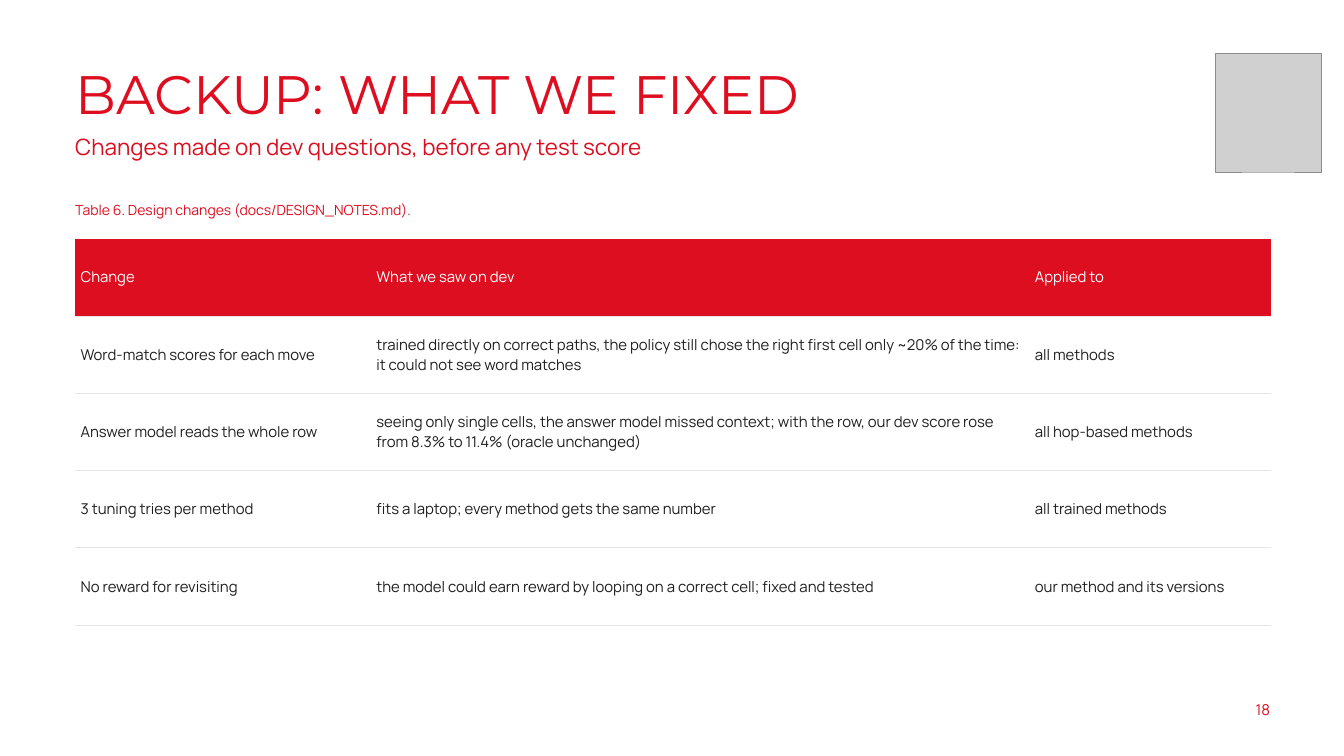
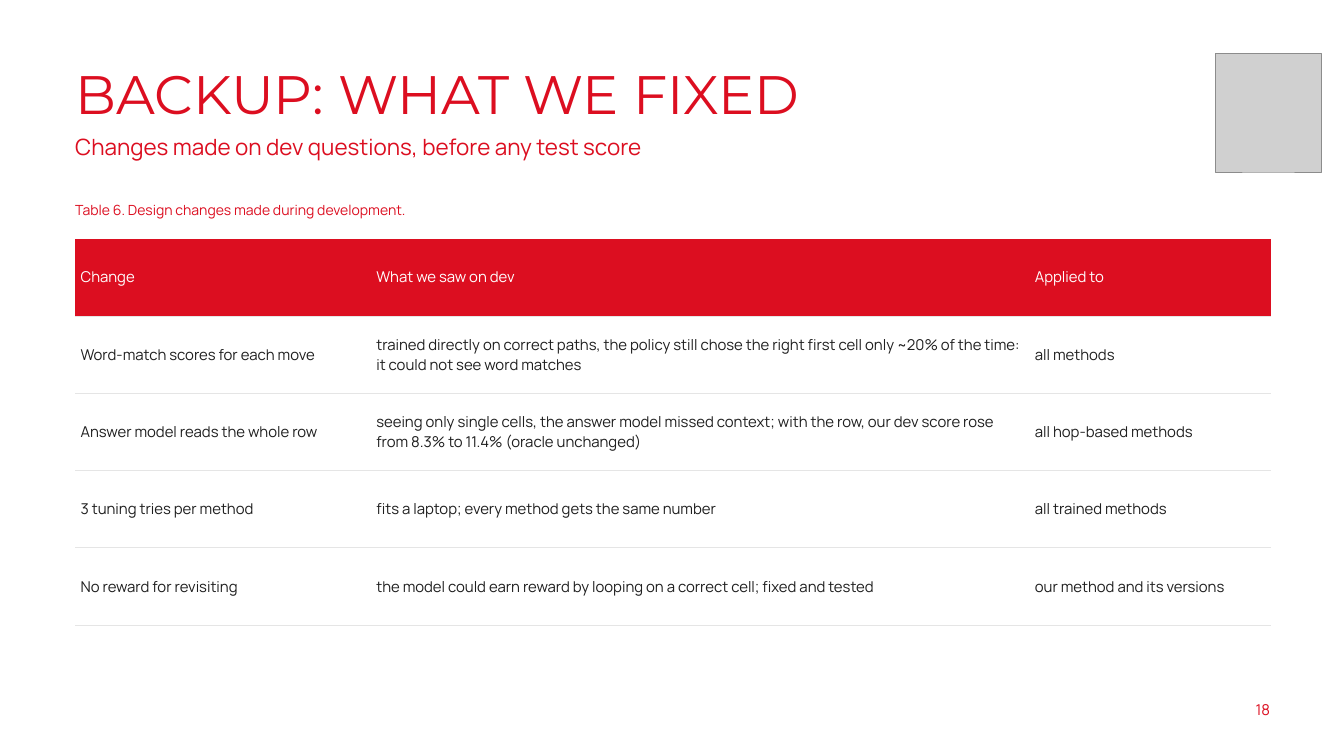
Before and after one commit to Dhruv-Git21/CS769-TableHopPPO, a slide deck: slide 18 of deliverables/final_presentation.pptx. Drawn at 1344x756 pixels with LibreOffice and Linux fonts; fonts in the diff are those of the drawing; grey boxes stand for pictures; background and template pictures are left out. Boxes give left, top, right and bottom in pixels: in the first picture for what was removed or moved away, otherwise in the second. Text is boxed around its words. In the diff, an @@ line names an element or a change of style, - is before the commit and + after.

```diff
--- a/deliverables/final_presentation.pptx
+++ b/deliverables/final_presentation.pptx
@@ text at bbox=[75, 204, 405, 219]: text changed @@
-Table 6. Design changes (docs/DESIGN_NOTES.md).
+Table 6. Design changes made during development.
```
Also in this commit, not shown: 3 other slides changed, 4 other files.
